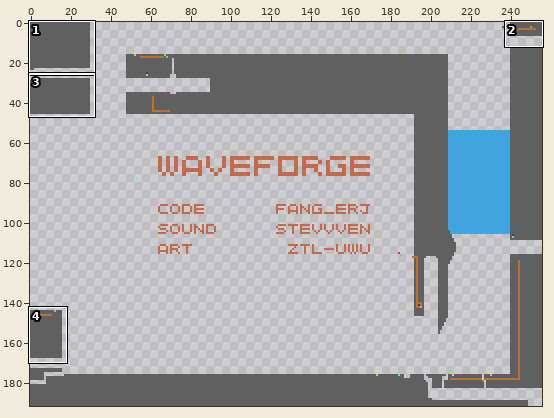
Edited in one commit: pixel-art file (assets/levels/auto.aseprite). The picture above shows the old version from afar; the outline marks the close-up.
Close-up. Before:
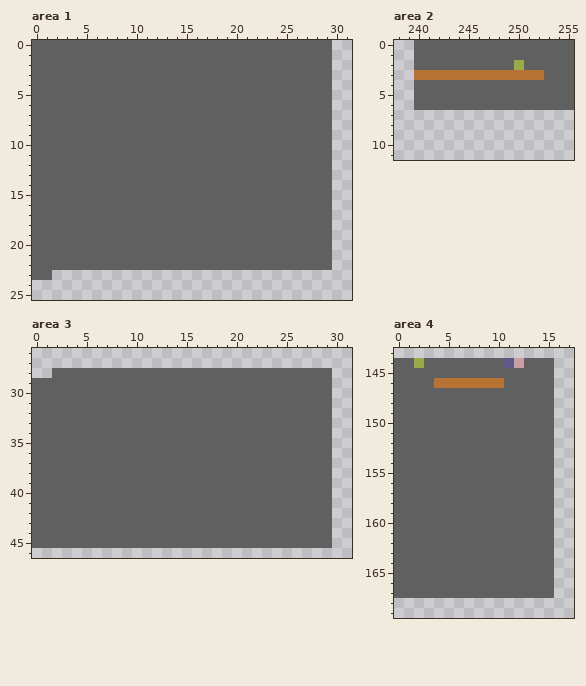
256x192 pixels, 1 frame. Shown: area 1: x 0..31, y 0..25; area 2: x 238..255, y 0..11; area 3: x 0..31, y 26..46; area 4: x 0..17, y 143..169. The commit also changed other parts of the picture, which this record leaves out.
New version:
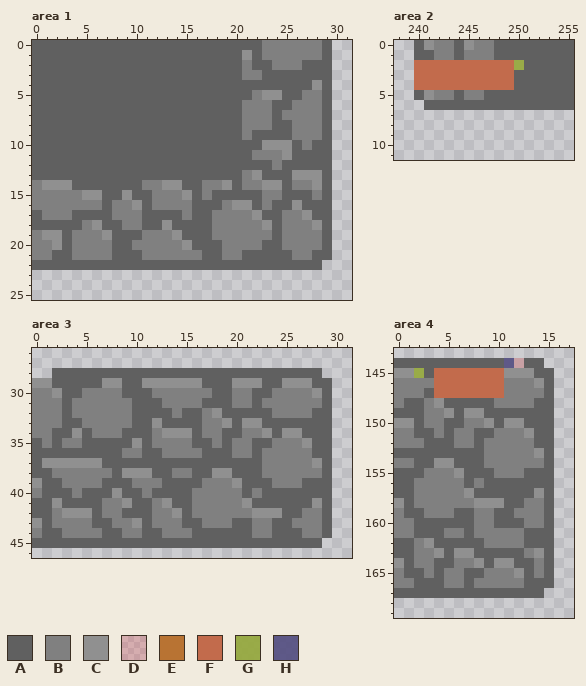
Palette (. is transparent): A #606060  B #808080  C #909090  D #ff000028  E #b87333  F #c26b4c  G #94a83ae7  H #534d80e7
The exact change:
layer "Walls" added
layer "Wire" added
layer "Layer 1" removed
Area 1:
y 0: x 23..28 AAAAAA -> BBBBBB
y 1: x 21 A -> C; x 23..28 AAAAAA -> BBBBBB
y 2: x 21 A -> B; x 24..26 AAA -> BBB
y 3: x 21..22 AA -> BB
y 4: x 28 A -> C
y 5: x 22..24 AAA -> BCC; x 27..28 AA -> BB
y 6: x 21..23 AAA -> BBB; x 26..28 AAA -> BBB
y 7: x 21..23 AAA -> BBB; x 25..28 AAAA -> BBBB
y 8: x 21..23 AAA -> BBB; x 26..28 AAA -> BBB
y 9: x 21 A -> B; x 26..28 AAA -> BBB
y 10: x 23..25 AAA -> CCC; x 27 A -> B
y 11: x 22..25 AAAA -> BBBC
y 12: x 24 A -> B
y 13: x 21..22 AA -> BC; x 26..28 AAA -> CCC
y 14: x 0..3 AAAA -> BCCC; x 11..14 AAAA -> BBCC; x 17..19 AAA -> BBC; x 21..24 AAAA -> BBCC; x 26..28 AAA -> BBC
y 15: x 0..6 AAAAAAA -> BBBBBCC; x 9 A -> C; x 12..15 AAAA -> BBBC; x 17 A -> B; x 23..24 AA -> BB; x 28 A -> B
y 16: x 0..6 AAAAAAA -> BBBBBBB; x 8..10 AAA -> BBC; x 12..15 AAAA -> BBBB; x 19..21 AAA -> BCC; x 23 A -> B; x 26 A -> C
y 17: x 1..3 AAA -> BBB; x 8..10 AAA -> BBB; x 15 A -> B; x 18..22 AAAAA -> BBBBC; x 25..27 AAA -> BBC
y 18: x 5..6 AA -> BC; x 9..10 AA -> BB; x 13 A -> C; x 18..23 AAAAAA -> BBBBBC; x 25..28 AAAA -> BBBC
y 19: x 0..2 AAA -> BCC; x 4..7 AAAA -> BBBC; x 11..14 AAAA -> BBBC; x 18..23 AAAAAA -> BBBBBB; x 25..28 AAAA -> BBBB
y 20: x 0..2 AAA -> BBC; x 4..7 AAAA -> BBBB; x 10..15 AAAAAA -> BBBBBC; x 19..22 AAAA -> BBBB; x 25..28 AAAA -> BBBB
y 21: x 0..1 AA -> BB; x 4..7 AAAA -> BBBB; x 11..16 AAAAAA -> BBBBBB; x 19..20 AA -> BB; x 26..27 AA -> BB
y 22: x 29 A -> .
y 23: x 0..1 AA -> ..
Area 2:
y 0: x 241..243 AAA -> CBB; x 245..247 AAA -> CBB
y 1: x 242..243 AA -> BB; x 245..247 AAA -> BBB
y 2: x 240..249 AAAAAAAAAA -> FFFFFFFFFF
y 3: x 240..252 EEEEEEEEEEEEE -> FFFFFFFFFFAAA
y 4: x 240..249 AAAAAAAAAA -> FFFFFFFFFF
y 5: x 241..243 AAA -> CBB; x 245..246 AA -> BB
y 6: x 240 A -> .
Area 3:
y 28: x 29 A -> .
y 29: x 0..1 AA -> CC; x 7..8 AA -> CC; x 11..16 AAAAAA -> CCCCCC; x 20..22 AAA -> CCC; x 25..27 AAA -> CCC
y 30: x 0..2 AAA -> BBC; x 5..8 AAAA -> BBBB; x 12..17 AAAAAA -> BBBBBB; x 20..21 AA -> BB; x 24..28 AAAAA -> BBBBC
y 31: x 0..2 AAA -> BBB; x 4..9 AAAAAA -> BBBBBB; x 13..16 AAAA -> BBBB; x 20..21 AA -> BB; x 23..28 AAAAAA -> BBBBBB
y 32: x 0..2 AAA -> BBB; x 4..9 AAAAAA -> BBBBBB; x 14 A -> B; x 17..18 AA -> BC; x 24..27 AAAA -> BBBB
y 33: x 0..2 AAA -> BBB; x 5..9 AAAAA -> BBBBB; x 12 A -> C; x 17..19 AAA -> BBC; x 21..22 AA -> CC
y 34: x 0..1 AA -> BB; x 4 A -> C; x 6..8 AAA -> BBB; x 12..15 AAAA -> BCCC; x 17..18 AA -> BB; x 21..23 AAA -> BBC; x 25..26 AA -> CC
y 35: x 1 A -> B; x 3..4 AA -> BB; x 10 A -> C; x 12..15 AAAA -> BBBB; x 18 A -> B; x 20..21 AA -> BB; x 24..27 AAAA -> BBBC
y 36: x 9..10 AA -> BB; x 13..16 AAAA -> BBBB; x 20..21 AA -> BB; x 23..27 AAAAA -> BBBBB
y 37: x 1..6 AAAAAA -> CCCCCC; x 23..28 AAAAAA -> BBBBBC
y 38: x 2..7 AAAAAA -> BBBBBB; x 9..11 AAA -> CCC; x 14..15 AA -> BB; x 18..19 AA -> CC; x 23..28 AAAAAA -> BBBBBB
y 39: x 0 A -> C; x 3..6 AAAA -> BBBB; x 10..12 AAA -> BBB; x 17..20 AAAA -> BBBC; x 24..26 AAA -> BBB
y 40: x 0 A -> B; x 4 A -> B; x 8 A -> C; x 11 A -> B; x 16..20 AAAAA -> BBBBB; x 22 A -> B
y 41: x 2 A -> C; x 7..9 AAA -> BBC; x 12..13 AA -> BC; x 16..21 AAAAAA -> BBBBBC; x 28 A -> C
y 42: x 2..5 AAAA -> BCCC; x 7..8 AA -> BB; x 12..14 AAA -> BBC; x 16..24 AAAAAAAAA -> BBBBBBCCC; x 27..28 AA -> BB
y 43: x 0 A -> C; x 2..5 AAAA -> BBBB; x 8..10 AAA -> BBC; x 12..14 AAA -> BBB; x 17..19 AAA -> BBB; x 22..23 AA -> BB; x 26..28 AAA -> BBB
y 44: x 0 A -> B; x 3..6 AAAA -> BBBB; x 9..10 AA -> BB; x 13..15 AAA -> BBB; x 22..23 AA -> BB; x 27..28 AA -> BB
y 45: x 29 A -> .
Area 4:
y 144: x 2 G -> A; x 15 A -> .
y 145: x 0..2 AAA -> CCG; x 4..13 AAAAAAAAAA -> FFFFFFFCCC
y 146: x 0..14 AAAAEEEEEEEAAAA -> BBBBFFFFFFFBBBC
y 147: x 0..2 AAA -> BBB; x 4..14 AAAAAAAAAAA -> FFFFFFFBBBB
y 148: x 0 A -> B; x 3..4 AA -> BC; x 10..13 AAAA -> BBBB
y 149: x 3..5 AAA -> BBC; x 7..8 AA -> CC
y 150: x 0..1 AA -> CC; x 3..4 AA -> BB; x 7..9 AAA -> BBC; x 11..12 AA -> CC
y 151: x 0..1 AA -> BB; x 4 A -> B; x 6..7 AA -> BB; x 10..13 AAAA -> BBBC
y 152: x 0..2 AAA -> BBB; x 6..7 AA -> BB; x 9..13 AAAAA -> BBBBB
y 153: x 9..14 AAAAAA -> BBBBBC
y 154: x 0..1 AA -> BB; x 4..5 AA -> CC; x 9..14 AAAAAA -> BBBBBB
y 155: x 3..6 AAAA -> BBBC; x 10..12 AAA -> BBB
y 156: x 2..6 AAAAA -> BBBBB; x 8 A -> B
y 157: x 2..7 AAAAAA -> BBBBBC; x 14 A -> C
y 158: x 0 A -> C; x 2..10 AAAAAAAAA -> BBBBBBCCC; x 13..14 AA -> BB
y 159: x 0 A -> B; x 3..5 AAA -> BBB; x 8..9 AA -> BB; x 12..14 AAA -> BBB
y 160: x 0..1 AA -> BB; x 8..9 AA -> BB; x 13..14 AA -> BB
y 161: x 0..1 AA -> BB; x 5..6 AA -> BB; x 8..12 AAAAA -> BBBBB
y 162: x 2..3 AA -> BC; x 9..12 AAAA -> BBBB
y 163: x 2..4 AAA -> BBC; x 6..7 AA -> CC; x 13..14 AA -> BC
y 164: x 0 A -> C; x 2..3 AA -> BB; x 6..8 AAA -> BBC; x 10..11 AA -> CC; x 14 A -> B
y 165: x 0 A -> B; x 3 A -> B; x 5..6 AA -> BB; x 9..12 AAAA -> BBBC; x 14 A -> B
y 166: x 0..1 AA -> BB; x 5..6 AA -> BB; x 8..12 AAAAA -> BBBBB
y 167: x 15 A -> .
Pixel boxes of the changes (left, top, right, bottom) in both close-ups:
changed: (32, 40, 332, 280)
changed: (414, 40, 544, 110)
changed: (32, 368, 332, 548)
changed: (394, 358, 554, 598)
